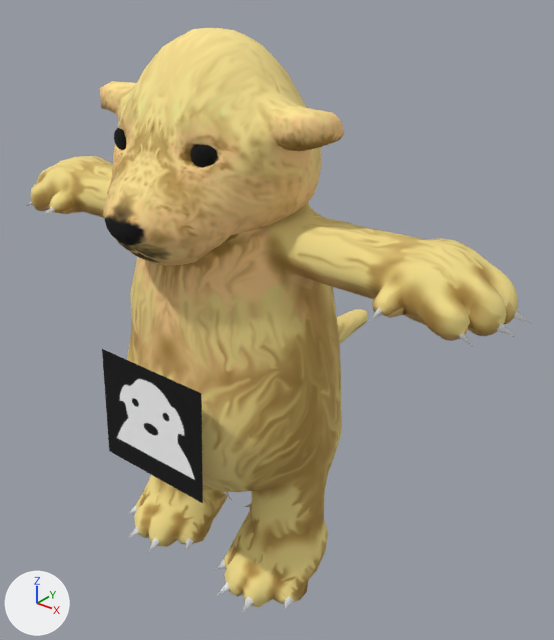
The glTF model overte_avatar1.glb, before and after one commit.
One viewpoint serves both versions: a camera (50 mm lens) standing at (5.43, -5.79, 7.11) and looking at (0.13, 0.83, 3.0). The lights are fixed; the arrows at lower left show +X, +Y and +Z. The first picture is the older version. Vertices at exactly the same position are counted once.

The first picture shows 'body.001'.
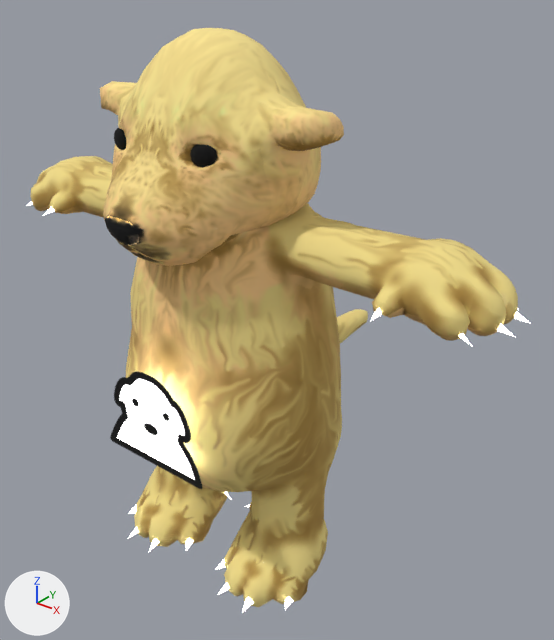
Where the change shows, as pixel boxes [x1, y1, x2, y2] in the pictures (554 x 640 px):
part 1 of me_plane_003, edited (looks the same)
    both: [105, 128, 218, 246]
part 2 of me_plane_003, recoloured
    both: [128, 492, 293, 613]
part 3 of me_plane_003, recoloured
    both: [26, 201, 55, 216]
part 4 of me_plane_003, recoloured
    both: [371, 308, 531, 347]
part 5 of me_plane_003, recoloured (lighter)
    before: [102, 349, 203, 503]
    after: [110, 371, 202, 489]

The change, as a diff of the scene's bpy script:
```diff
--- a/overte_avatar1.glb.py
+++ b/overte_avatar1.glb.py
@@ mat_mouth @@
+mat_mouth = bpy.data.materials.new('mouth')
+# uses the picture img_overte_avatar1
@@ me_plane_003 @@
 me_plane_003.from_pydata(...)  # 3656 vertices, 7268 faces; spans x -3.38..3.38, y -1.4..3.11, z 0.02..6.4
 # used by ob_body_001; location = (0.0, 0.0, 0.0)
+# me_plane_003 part 1: 352 of the faces centred in x -0.67..0.67, y -1.39..-0.7, z 4.58..5.51 switch from mat_base to mat_mouth
+# me_plane_003 part 2: 38 of the faces centred in x -1.35..1.35, y -0.81..0.18, z 0.11..0.59 switch from mat_base to mat_mouth
+# me_plane_003 part 3: 19 of the faces centred in x -3.28..-2.31, y -0.53..0.64, z 4.12..4.24 switch from mat_base to mat_mouth
+# me_plane_003 part 4: 19 of the faces centred in x 2.31..3.28, y -0.53..0.64, z 4.12..4.24 switch from mat_base to mat_mouth
+# me_plane_003 part 5: 2 of the faces centred in x -0.25..0.25, y -1.19..-1.17, z 2.25..2.69 switch from mat_base to mat_mouth
```
